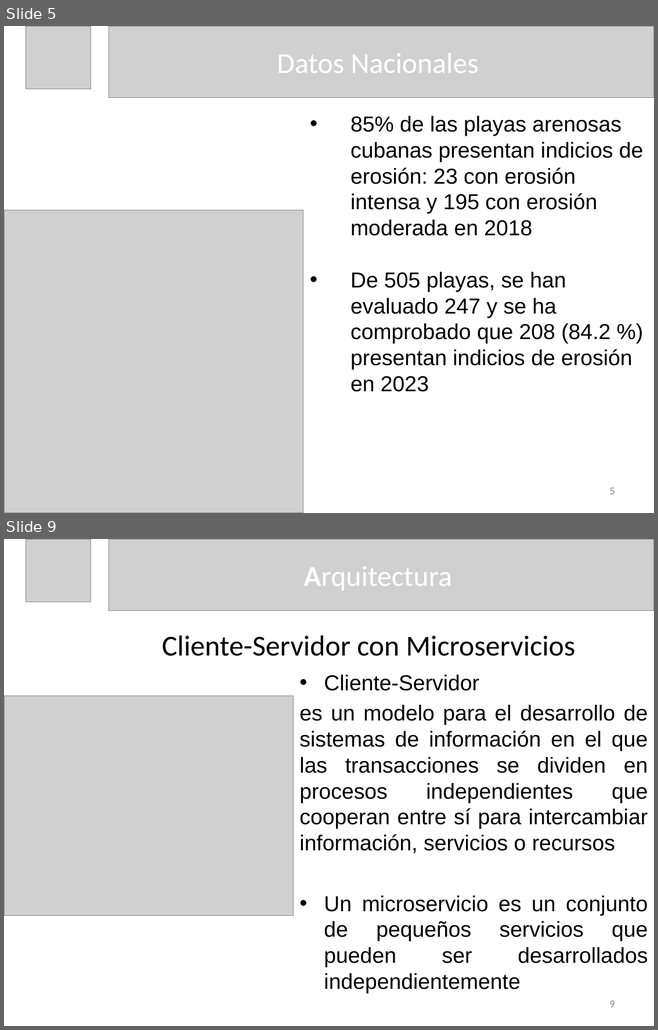
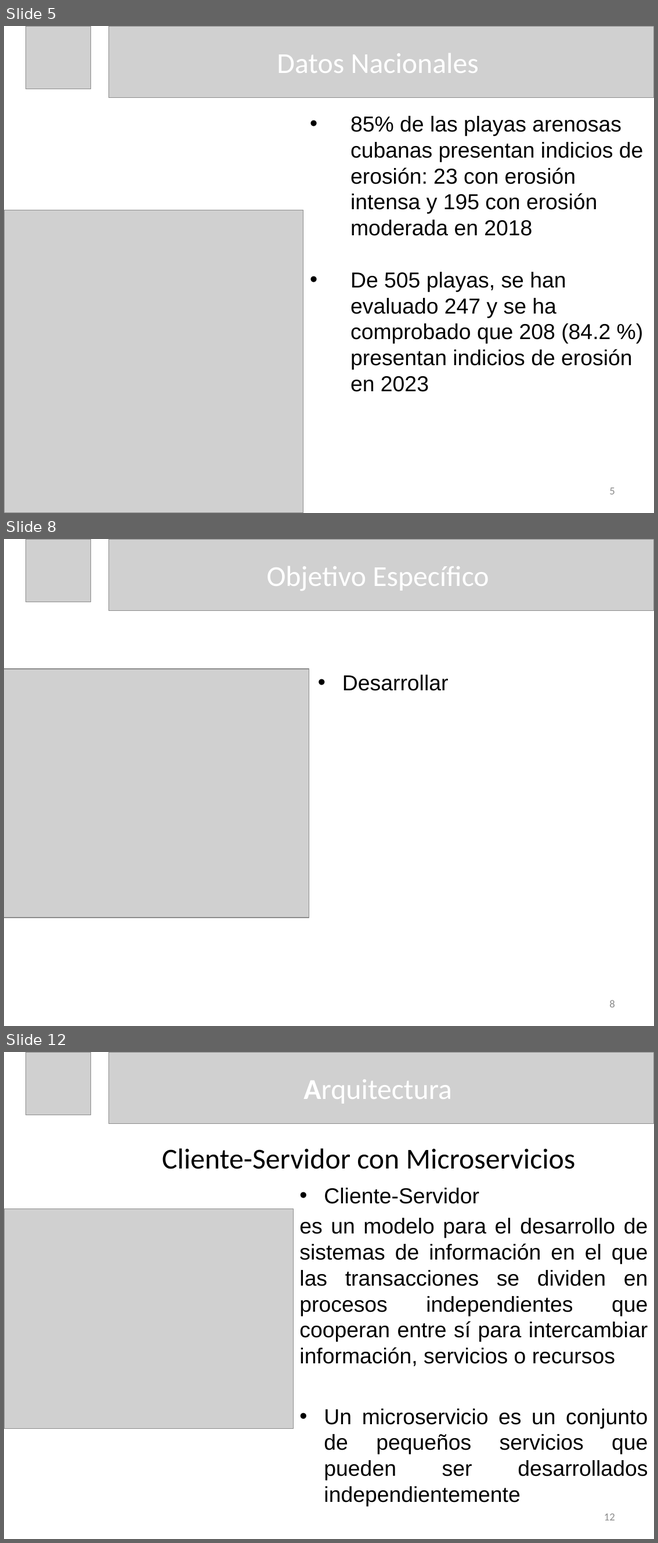
Before and after one commit to dariel-cabrera/MoreCoasts, a slide deck: DOC/Presentacion de Tesis Dariel Cabrera Lopez.pptx. Shown one above the other, each under a label of ours: slides 5 and 9 before the commit, slides 5, 8 and 12 after it; the slides between them are not shown. The pictures are 658x1030 and 658x1543 pixels, drawn with LibreOffice and Linux fonts; fonts in the diff are those of the drawing; grey boxes stand for pictures. Boxes give left, top, right and bottom in pixels: in the first picture for what was removed or moved away, otherwise in the second. Text is boxed around its words. In the diff, an @@ line names an element or a change of style, - is before the commit and + after.

```diff
--- a/DOC/Presentacion de Tesis Dariel Cabrera Lopez.pptx
+++ b/DOC/Presentacion de Tesis Dariel Cabrera Lopez.pptx
@@ slide 8 added at <box>4,539,654,1026</box>, background #FFFFFF @@
@@ picture added at <box>25,539,91,602</box> @@
@@ picture added at <box>108,539,654,611</box> @@
@@ title added at <box>267,566,488,591</box>, 32 pt, text #FFFFFF @@
+Objetivo Específico
@@ picture added at <box>4,669,309,918</box> @@
@@ text added at <box>342,675,448,691</box>, 24 pt, text #000000 @@
+• Desarrollar
@@ page number added at <box>609,1000,614,1008</box>, 12 pt, text #8C8C8C @@
+8
@@ what was slide 9 is now slide 12 @@
@@ page number at <box>604,1514,615,1521</box>: text changed @@
-9
+12
```
Also in this commit, not shown: 4 slides changed, 9 other slides added, 4 other files.
